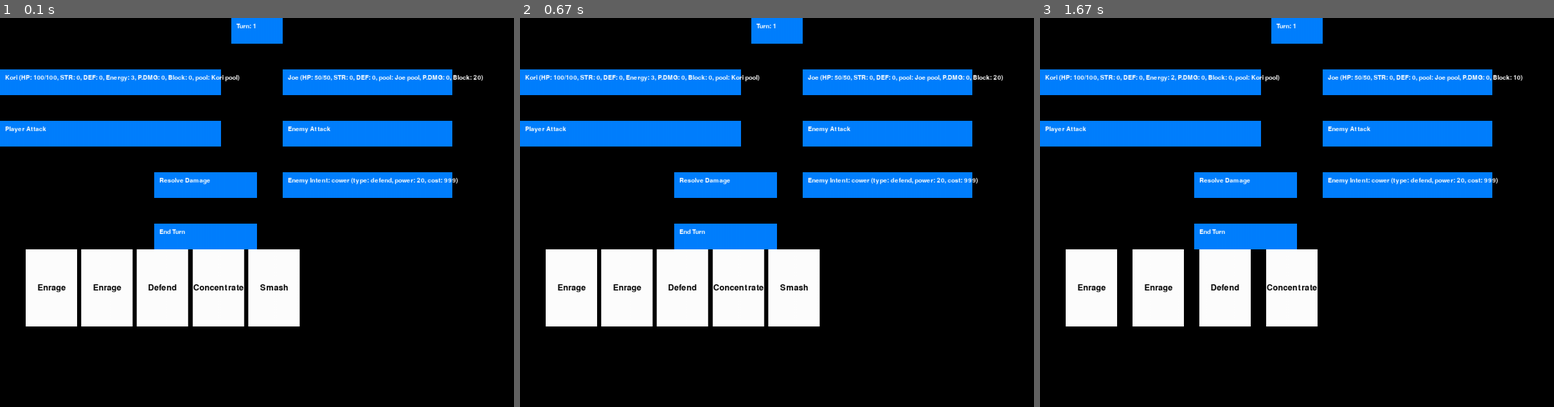
Above: before the commit, frames 1-3 (left to right).
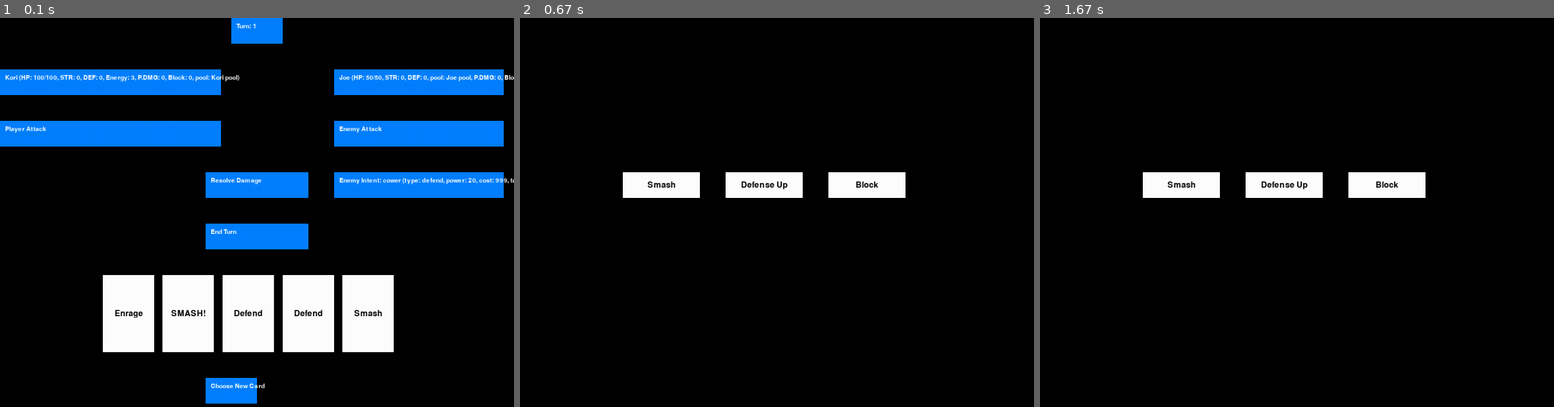
Above: after the commit, the same moments.

Repository: GiveMeToust/Smashing_Time
Game: pygame game, started from Smashing_Time.py
Same seed, same stepped clock (60 frames per second), same inputs: the game is played once before the commit and once after it.
Inputs (mouse positions are in pixels of both pictures, inside the frame that each line leads up to):
- Up to frame 1 (0.1 s): no input
- Up to frame 2 (0.67 s): click (751, 391) at 0.38 s, where only the run after the commit has a clickable "Choose New Card"
- Up to frame 3 (1.67 s): click "Smash" at 0.72 s

The runs differ from the first frame. In frame 1, 19% of the frame differs, in the area x 5-100%, y 13-100%; in frame 2, 26%, in the area x 0-94%, y 0-80%; in frame 3, 24%.

Commit message:
Refactor move class and enhance game mechanics
Updated move class to include tags and modified pools accordingly. Adjusted game logic for handling new card selection and player actions.

Diff:
--- a/Smashing_Time.py
+++ b/Smashing_Time.py
@@ -16,9 +16,9 @@
 
 hand = []
 turn_count =  1
-
-print("hello world 5")
-
+game_state = "fight"
+
+print("hello world")
 
 
 
@@ -26,41 +26,42 @@
 
 
 class move:
-    def __init__(self, name, power, type, cost):
+    def __init__(self, name, power, type, cost, tags):
         self.name = name
         self.power = power
         self.type = type
         self.cost = cost
+        self.tags = tags
 
     def __repr__(self):
-        return f"{self.name} (type: {self.type}, power: {self.power}, cost: {self.cost})"
+        return f"{self.name} (type: {self.type}, power: {self.power}, cost: {self.cost}, tags: {self.tags})"
 
 
 Kori_pool = [
-    move("Smash", 10, "attack", 1),
-    move("Smash", 10, "attack", 1),
-    move("Smash", 10, "attack", 1),
-    move("Defend", 10, "defend", 1),
-    move("Defend", 10, "defend", 1),
-    move("Defend", 10, "defend", 1),
-    move("SMASH!", 25, "attack", 2),
-    move("Enrage", 5, "STR-up", 1),
-    move("Concentrate", 5, "DEF-up", 1)
+    move("Smash", 10, "attack", 1, tags=[None]),
+    move("Smash", 10, "attack", 1, tags=[None]),
+    move("Smash", 10, "attack", 1, tags=[None]),
+    move("Defend", 10, "defend", 1, tags=[None]),
+    move("Defend", 10, "defend", 1, tags=[None]),
+    move("Defend", 10, "defend", 1, tags=[None]),
+    move("SMASH!", 25, "attack", 2, tags=[None]),
+    move("Enrage", 5, "STR-up", 1, tags=["enrage"]),
+    move("Concentrate", 5, "DEF-up", 1, tags=[None])
 ]
 
 
 Joe_pool = [
-    move("punch", 15, "attack", 999),
-    move("punch", 15, "attack", 999),
-    move("cower", 20, "defend", 999),
-    move("cower", 20, "defend", 999),
-    move("Calm breath", 5, "DEF-up", 999)
+    move("punch", 15, "attack", 999,  tags=[None]),
+    move("punch", 15, "attack", 999,  tags=[None]),
+    move("cower", 20, "defend", 999,  tags=[None]),
+    move("cower", 20, "defend", 999,  tags=[None]),
+    move("Calm breath", 5, "DEF-up", 999,  tags=[None])
 ]
 
 Construct_pool = [
-    move("slam", 30, "attack", 999),
-    move("fortify", 30, "defend", 999),
-    move("construct", 10, "STR-up", 999),
+    move("slam", 30, "attack", 999,  tags=[None]),
+    move("fortify", 30, "defend", 999,  tags=[None]),
+    move("construct", 10, "STR-up", 999,  tags=[None])
 ]
 
 
@@ -101,7 +102,7 @@
         return f"{self.name} (HP: {self.HP}/{self.maxHP}, STR: {self.STR}, DEF: {self.DEF}, Energy: {self.Energy}, P.DMG: {self.pending_damage}, Block: {self.block}, pool: {self.poolname})"
 
     def make_hand(self,):
-       return random.choices(self.pool, k=self.drawNum)
+       return random.sample(self.pool, k=self.drawNum)
 
     def resolve_move(self, move):
 
@@ -110,7 +111,7 @@
             return
         self.Energy -= 1
 
-        hand.remove(card)  # Remove the played card from hand
+          # Remove the played card from hand
 
         if move.type == "attack":
             if Enemy.alive == False:
@@ -142,8 +143,16 @@
         elif move.type == "DEF-up":
             self.DEF += move.power
         else:
-            print("What the fuck kind of move is that? What is happening?! I am going insane!")
+            print("What the fuck kind of move is that? What is happening?! I am going insane! AAARRRGH!!!")
             return
+
+        for tag in move.tags:
+            if tag == "enrage":
+                x = move.power / 2
+                x = round(x)
+                print(f"Applying 'enrage' effect! DEF before: {self.DEF}, reducing by {x}")
+                self.DEF -= x
+
 
         if Enemy.HP <= 0:
             Enemy.alive = False
@@ -151,6 +160,14 @@
             print(f"{Enemy.name} has been defeated!")
             game.assign_new_enemy()
             game.end_turn()
+
+
+
+        hand.remove(move)
+
+
+
+
 
     def take_damage(self):
         if not self.alive:
@@ -232,11 +249,13 @@
 construct = enemy("Construct", 100, 0, 0, Construct_pool, "Construct pool")
 Enemy = copy.deepcopy(Joe)
 
-floor1 = [Joe, construct]
-
-
-
-
+floor1_enemies = [Joe, construct]
+floor1_loot = [
+    move("Smash", 10, "attack", 1, tags=[None]),
+    move("Block", 5, "defend", 1, tags=[None]),
+    move("Power Up", 5, "STR-up", 1, tags=[None]),
+    move("Defense Up", 5, "DEF-up", 1, tags=[None]),
+]
 
 
 
@@ -269,14 +288,14 @@
             font = pygame.font.SysFont(None, 24)
             text_surface = font.render(card.name, True, (0, 0, 0))  # Black text
             text_rect = text_surface.get_rect(center=card_rect.center)
-            screen.blit(text_surface, text_rect)
+            screen.blit(text_surface, text_rect) # Draw card name centered on the card
 
 
     def assign_new_enemy(self):
         global Enemy
         if Enemy.alive == False:
             print(f"{Enemy.name} has been defeated! A new enemy approaches!")
-            Enemy = copy.deepcopy(random.choice(floor1))
+            Enemy = copy.deepcopy(random.choice(floor1_enemies))
             print(f"A wild {Enemy.name} appears!")
 
 
@@ -304,6 +323,43 @@
         print(f"New hand: {hand}")
         print()
 
+    def start_new_card_selection(self):
+        global floor1_loot
+        global game_state
+        global current_choices
+
+        game_state = "choose_new_card"
+
+        current_choices = random.sample(floor1_loot, 3)
+
+        print("Choose a new card to add to your pool:")
+        for i, card in enumerate(current_choices):
+            print(f"{i + 1}: {card.name}")
+
+    def make_choice_new_card(self):
+        global current_choices
+
+        for i, card in enumerate(current_choices):
+            pygame.draw.rect(screen, (255, 255, 255), (200 + i * 200, 300, 150, 50))
+            font = pygame.font.SysFont(None, 24)
+            text_surface = font.render(card.name, True, (0, 0, 0))
+            text_rect = text_surface.get_rect(center=(200 + i * 200 + 75, 300 + 25))
+            screen.blit(text_surface, text_rect)
+
+        for event in pygame.event.get():
+            if event.type == pygame.MOUSEBUTTONDOWN:
+                for i in range(len(current_choices)):
+                    choice_rect = pygame.Rect(200 + i * 200, 300, 150, 50)
+                    if choice_rect.collidepoint(event.pos):
+                        chosen_card = current_choices[i]
+                        Player.pool.append(chosen_card)
+                        print(f"You chose {chosen_card.name} to add to your pool!")
+                        game_state = "fight"
+                        return
+
+    def start_game(self):
+        None
+
 
 game = gameloop(Player, Enemy)
 
@@ -315,13 +371,14 @@
 
 # Define your squares: x, y, width, height
 player_square = pygame.Rect(0, 100, 430, 50)
-enemy_square = pygame.Rect(550, 100, 330, 50)
+enemy_square = pygame.Rect(650, 100, 330, 50)
 player_attack_square = pygame.Rect(0, 200, 430, 50)
-enemy_attack_square = pygame.Rect(550, 200, 330, 50)
-resolve_square = pygame.Rect(300, 300, 200, 50)
-end_turn_square = pygame.Rect(300, 400, 200, 50)
-enemy_intent = pygame.Rect(550, 300, 330, 50)
+enemy_attack_square = pygame.Rect(650, 200, 330, 50)
+resolve_square = pygame.Rect(400, 300, 200, 50)
+end_turn_square = pygame.Rect(400, 400, 200, 50)
+enemy_intent = pygame.Rect(650, 300, 330, 50)
 turn_count_square = pygame.Rect(450, 0, 100, 50)
+choose_new_card_square = pygame.Rect(400, 700, 100, 50)
 
 
 
@@ -329,11 +386,11 @@
 
 
 
-hand_start_x = 50
-hand_start_y = 450
+hand_start_x = 200
+hand_start_y = 500
 hand_card_width = 100
 hand_card_height = 150
-end_x= 600
+end_x= 800
 
 
 
@@ -342,54 +399,73 @@
 
 while True:
     screen.fill((0, 0, 0))
-    game.draw_button(screen, player_square, Player.__repr__())
-    game.draw_button(screen, enemy_square, Enemy.__repr__())
-    game.draw_button(screen, player_attack_square, "Player Attack")
-    game.draw_button(screen, enemy_attack_square, "Enemy Attack")
-    game.draw_button(screen, resolve_square, "Resolve Damage")
-    game.draw_button(screen, end_turn_square, "End Turn")
-    game.draw_hand(screen, hand, hand_start_x, hand_start_y, end_x, hand_card_width, hand_card_height)
-    game.draw_button(screen, enemy_intent, f"Enemy Intent: {Enemy.enemy_move if hasattr(Enemy, 'enemy_move') else 'None'}")
-    game.draw_button(screen, turn_count_square, f"Turn: {turn_count}")
+
+    if game_state == "fight":
+        game.draw_button(screen, player_square, Player.__repr__())
+        game.draw_button(screen, enemy_square, Enemy.__repr__())
+        game.draw_button(screen, player_attack_square, "Player Attack")
+        game.draw_button(screen, enemy_attack_square, "Enemy Attack")
+        game.draw_button(screen, resolve_square, "Resolve Damage")
+        game.draw_button(screen, end_turn_square, "End Turn")
+        game.draw_hand(screen, hand, hand_start_x, hand_start_y, end_x, hand_card_width, hand_card_height)
+        game.draw_button(screen, enemy_intent, f"Enemy Intent: {Enemy.enemy_move if hasattr(Enemy, 'enemy_move') else 'None'}")
+        game.draw_button(screen, turn_count_square, f"Turn: {turn_count}")
+        game.draw_button(screen, choose_new_card_square, "Choose New Card")
+
+    if game_state == "choose_new_card":
+        game.make_choice_new_card()
+
+
+
 
 
     for event in pygame.event.get():
         if event.type == pygame.QUIT:
             pygame.quit()
             sys.exit()
-        elif event.type == pygame.MOUSEBUTTONDOWN:
-            if player_attack_square.collidepoint(event.pos):
-                print()
-                print("Player Attack button clicked!")
-                Enemy.HP -= 10  # Example action
-                print(f"Enemy.HP: {Enemy.HP}")
-
-            elif enemy_attack_square.collidepoint(event.pos):
-                print()
-                print("Enemy Attack button clicked!")
-                Player.pending_damage += 10  # Example action
-                print(f"Player.pending_damage: {Player.pending_damage}")
-
-            elif resolve_square.collidepoint(event.pos):
-                print()
-                print("Resolve Damage button clicked!")
-                Player.take_damage()
-
-            elif end_turn_square.collidepoint(event.pos):
-                print()
-                print("End Turn button clicked!")
-                game.end_turn()
-
-
-            for i, card in enumerate(hand):
-                card_rect = pygame.Rect(hand_start_x + i * (hand_card_width), hand_start_y, hand_card_width, hand_card_height)
-                if card_rect.collidepoint(event.pos):
+
+        if game_state == "fight":
+            if event.type == pygame.MOUSEBUTTONDOWN:
+                if player_attack_square.collidepoint(event.pos):
                     print()
-                    print(f"Card {card.name} clicked!")
-                    Player.resolve_move(card)
-                    print(f"Played {card}. New hand: {hand}")
-                    print(f"Enemy pending_damage: {Enemy.pending_damage}, Player block: {Player.block}")
-                    break  # Exit loop after playing one card
+                    print("Player Attack button clicked!")
+                    Enemy.HP -= 10  # Example action
+                    print(f"Enemy.HP: {Enemy.HP}")
+
+                elif choose_new_card_square.collidepoint(event.pos):
+                    print()
+                    print("Choose New Card button clicked!")
+                    game.start_new_card_selection()
+
+                elif enemy_attack_square.collidepoint(event.pos):
+                    print()
+                    print("Enemy Attack button clicked!")
+                    Player.pending_damage += 10  # Example action
+                    print(f"Player.pending_damage: {Player.pending_damage}")
+
+                elif resolve_square.collidepoint(event.pos):
+                    print()
+                    print("Resolve Damage button clicked!")
+                    Player.take_damage()
+
+                elif end_turn_square.collidepoint(event.pos):
+                    print()
+                    print("End Turn button clicked!")
+                    game.end_turn()
+
+
+                for i, card in enumerate(hand):
+                    # Calculate spacing exactly like draw_hand so the clickable rect matches drawn position
+                    spacing = (end_x - hand_start_x - len(hand) * hand_card_width) / (len(hand) + 1) if (len(hand) + 1) > 0 else 0
+                    card_x = hand_start_x + i * (hand_card_width + spacing)
+                    card_rect = pygame.Rect(card_x, hand_start_y, hand_card_width, hand_card_height)
+                    if card_rect.collidepoint(event.pos):
+                        print()
+                        print(f"Card {card.name} clicked!")
+                        Player.resolve_move(card)
+                        print(f"Played {card}. New hand: {hand}")
+                        print(f"Enemy pending_damage: {Enemy.pending_damage}, Player block: {Player.block}")
+                        break  # Exit loop after playing one card
 
 
 
